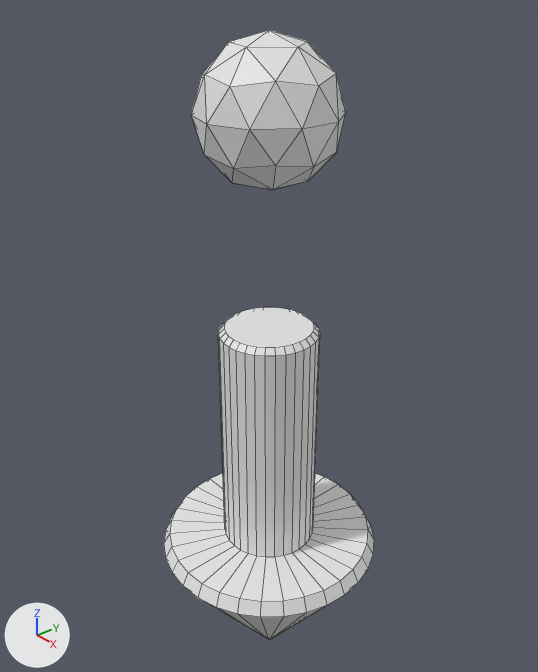
An edit to the Blender file Assets/Resources/Item/Select_Arrow.blend, drawn before and after from the same camera.
Before and after are seen from a camera (50 mm lens) standing at (0.404, -0.355, 0.623) and looking at (-0.021, 0.014, 0.337). Arrows for +X, +Y and +Z are at lower left; the lights stay in place. Mesh edges are drawn as thin lines.
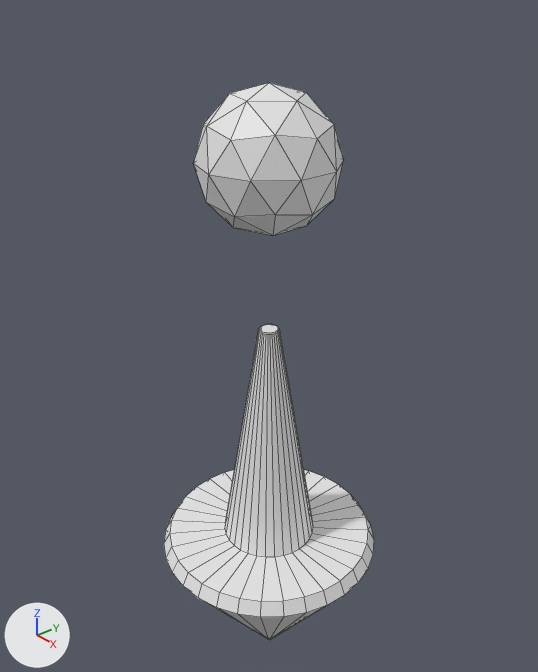
Where the change shows, as pixel boxes [x1, y1, x2, y2] in the pictures (538 x 672 px; the box of a moved part takes in the faces that stretch with it):
'Icosphere', reshaped (9% shorter): before [164, 30, 374, 640]; after [164, 83, 374, 640]
part 1 of me_icosphere, moved or reshaped: before [191, 30, 346, 190]; after [194, 83, 344, 236]
part 2 of me_icosphere, moved or reshaped: before [218, 307, 320, 557]; after [225, 324, 313, 557]

What changed in the scene script:
```text
Change me_icosphere:
    where me_icosphere.from_pydata(...)  # 203 vertices, 241 faces; spans x -0.106..0.1, y -0.105..0.101, z 0.0..0.611
    used by ob_icosphere; location = (0.001, 0.001, -0.198); delta_location = (-0.000968, -0.000646, 0.198); scale = (0.948, 0.948, 0.948)
    me_icosphere part 1: the loose piece of 42 vertices spanning x -0.057..0.052, y -0.059..0.056, z 0.496..0.611 is moved by (0.0, 0.0, -0.036)
    me_icosphere part 2: all 64 vertices in x -0.046..0.041, y -0.045..0.042, z 0.372..0.377 are scaled about their middle by 0.207
```
